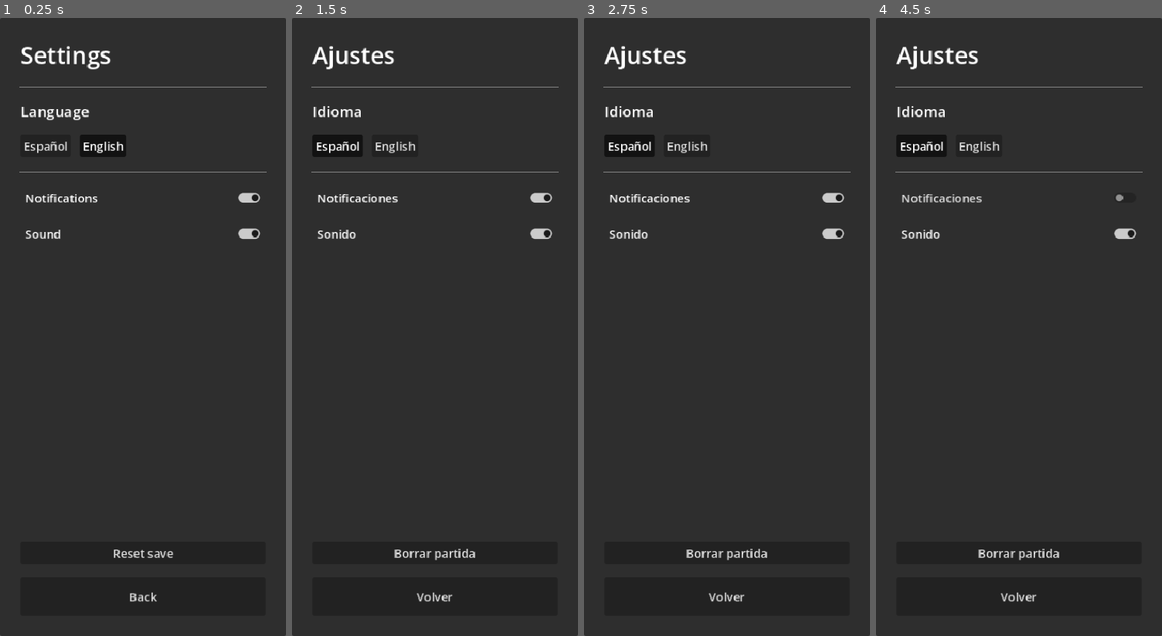
Above: before the commit, frames 1-4 (left to right).
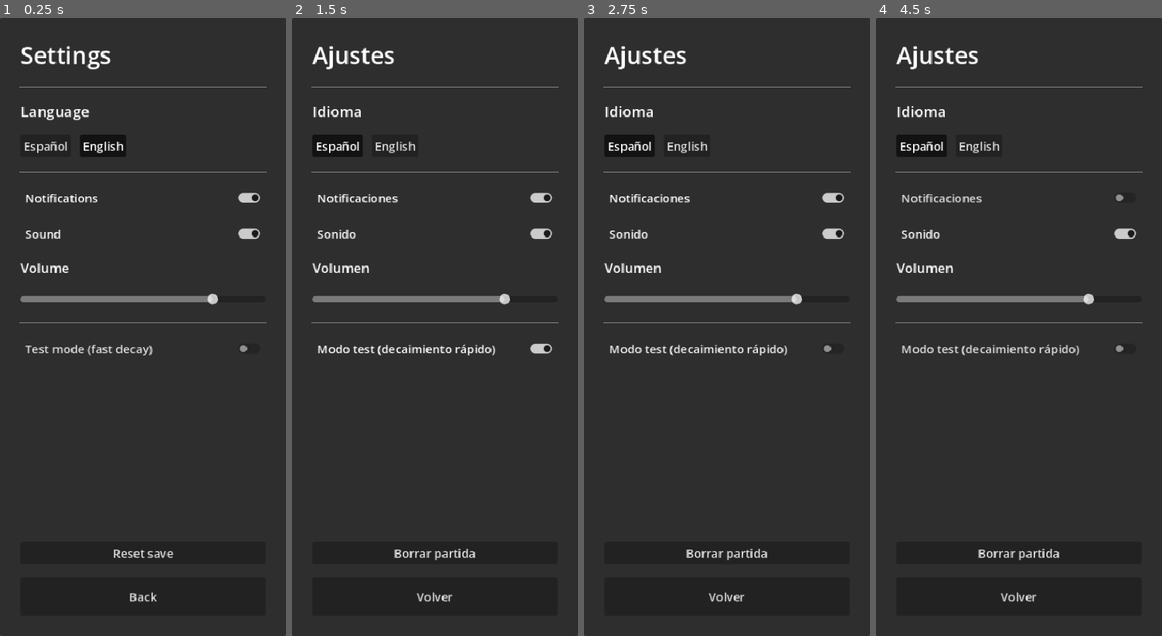
Above: after the commit, the same moments.

Repository: cvalera18/pets
Game: Godot game, scene res://scenes/ui/Settings.tscn
The game is run twice, just before and just after one commit, with the same random seed, the same clock (stepped at 60 frames per second) and the same inputs. This scene is started directly instead of the project's main scene.
Inputs (mouse positions are in pixels of both pictures, inside the frame that each line leads up to):
- Up to frame 1 (0.25 s): no input
- Up to frame 2 (1.5 s): click (435, 345) at 0.5 s, where only the run after the commit has a clickable "Test mode (fast decay)"; click "Español" at 1.25 s
- Up to frame 3 (2.75 s): click (727, 345) at 2 s, where only the run after the commit has a clickable "Modo test (decaimiento rápido)"
- Up to frame 4 (4.5 s): click "English" at 2.75 s; click "Notifications" at 3.5 s; click "Español" at 4.25 s

The runs differ from the first frame. In frame 1, 1.3% of the frame differs, in the area x 6-94%, y 39-55%; in frame 2, 1.6%; in frame 3, 1.5%; in frame 4, 1.5%.

Commit message:
feat: phase 2 — decay mode (normal/test) + SFX volume in Settings
- Decay speed is now runtime-selectable: GameConfig.DECAY_MULTIPLIER_NORMAL (0.2,
  ~2-4h per stat, the "logical" pace) vs _TEST (1.0, the old fast pace). Toggled
  via a "Test mode" switch in Settings (GameState.decay_test_mode), read by
  PetStats. Defaults to normal.
- SFX volume slider in Settings (GameState.sfx_volume; applied per-play by
  AudioManager, previews the level on release). Both new settings persist.
- Tests updated for the runtime multiplier; 20/20 still passing.

Verified via the Godot MCP: tests green, settings UI + handlers run clean.

Co-Authored-By: Claude Opus 4.8 <noreply@anthropic.com>

Diff:
--- a/autoloads/AudioManager.gd
+++ b/autoloads/AudioManager.gd
@@ -65,7 +65,13 @@
 	var p := _players[_next]
 	_next = (_next + 1) % POOL_SIZE
 	p.stream = stream
+	p.volume_db = linear_to_db(clampf(GameState.sfx_volume, 0.0, 1.0))
 	p.play()
+
+
+## Plays a short sample so the Settings volume slider gives immediate feedback.
+func play_preview() -> void:
+	_play("love")
 
 
 # ─── Synthesis ────────────────────────────────────────────────────────────────
--- a/autoloads/GameConfig.gd
+++ b/autoloads/GameConfig.gd
@@ -19,18 +19,19 @@
 const LOW_THRESHOLD: float = 40.0
 
 # ─── Decay Rates (units per real-time second) ─────────────────────────────────
-## At default rates, a full stat takes roughly:
-##   hunger → ~27 min   happiness → ~41 min   energy → ~33 min   affection → ~55 min
-##
-## Multiply by DECAY_MULTIPLIER for testing (e.g. set it to 10.0).
+## At rate × NORMAL multiplier (0.2), a full stat empties in roughly:
+##   hunger → ~2.3 h   happiness → ~3.5 h   energy → ~2.8 h   affection → ~4.6 h
+## Test mode (×1.0) is ~5× faster, for development / observing decay quickly.
 
 const HUNGER_DECAY_RATE:    float = 0.06
 const HAPPINESS_DECAY_RATE: float = 0.04
 const ENERGY_DECAY_RATE:    float = 0.05
 const AFFECTION_DECAY_RATE: float = 0.03
 
-## Global multiplier applied to all decay rates.
-const DECAY_MULTIPLIER: float = 1.0
+## Decay-speed presets, selected at runtime via GameState.decay_test_mode
+## (toggled in Settings). Normal = logical pace; Test = the current fast pace.
+const DECAY_MULTIPLIER_NORMAL: float = 0.2
+const DECAY_MULTIPLIER_TEST:   float = 1.0
 
 # ─── Interaction Gains ────────────────────────────────────────────────────────
 
--- a/autoloads/GameState.gd
+++ b/autoloads/GameState.gd
@@ -18,3 +18,10 @@
 
 ## Live sound-effects toggle, set in Settings and respected by AudioManager.
 var sfx_enabled: bool = true
+
+## SFX volume [0..1], set in Settings, applied by AudioManager per play.
+var sfx_volume: float = 0.8
+
+## When true, stats decay at the fast "test" rate; otherwise the normal pace.
+## Read by PetStats; toggled in Settings.
+var decay_test_mode: bool = false
--- a/resources/PetStats.gd
+++ b/resources/PetStats.gd
@@ -71,7 +71,7 @@
 ## Applies real-time decay. Called by Pet.gd in _process(delta).
 ## Rates and multiplier come from GameConfig — change feel there, not here.
 func apply_decay(delta: float) -> void:
-	var m := GameConfig.DECAY_MULTIPLIER
+	var m := _decay_multiplier()
 	# Use self. to guarantee the setter is called and EventBus signals fire.
 	# Without self., GDScript may access the backing variable directly.
 	self.hunger    = _hunger    - GameConfig.HUNGER_DECAY_RATE    * m * delta
@@ -83,7 +83,7 @@
 ## Applies decay for time elapsed while the app was closed.
 ## Called once on load, before the pet is shown to the player.
 func apply_offline_decay(elapsed_seconds: float) -> void:
-	var m := GameConfig.DECAY_MULTIPLIER
+	var m := _decay_multiplier()
 	self.hunger    = _hunger    - GameConfig.HUNGER_DECAY_RATE    * m * elapsed_seconds
 	self.happiness = _happiness - GameConfig.HAPPINESS_DECAY_RATE * m * elapsed_seconds
 	self.energy    = _energy    - GameConfig.ENERGY_DECAY_RATE    * m * elapsed_seconds
@@ -107,6 +107,11 @@
 	self.happiness = data.get("happiness", GameConfig.STAT_MAX)
 	self.energy    = data.get("energy",    GameConfig.STAT_MAX)
 	self.affection = data.get("affection", GameConfig.STAT_MAX)
+
+
+## Current decay multiplier — fast in test mode, logical pace otherwise.
+func _decay_multiplier() -> float:
+	return GameConfig.DECAY_MULTIPLIER_TEST if GameState.decay_test_mode else GameConfig.DECAY_MULTIPLIER_NORMAL
 
 
 ## Returns true when all stats are above LOW_THRESHOLD (pet is "healthy").
--- a/scenes/room/Room.gd
+++ b/scenes/room/Room.gd
@@ -90,6 +90,8 @@
 		"locale":                TranslationServer.get_locale().split("_")[0],
 		"notifications_enabled": GameState.notifications_enabled,
 		"sfx_enabled":           GameState.sfx_enabled,
+		"sfx_volume":            GameState.sfx_volume,
+		"decay_test_mode":       GameState.decay_test_mode,
 	}
 	var cosmetics := {
 		"equipped_skin": "skin_default",  # TODO v2: read from CosmeticManager.
@@ -106,6 +108,8 @@
 		TranslationServer.set_locale(locale)
 	GameState.notifications_enabled = bool(settings.get("notifications_enabled", true))
 	GameState.sfx_enabled = bool(settings.get("sfx_enabled", true))
+	GameState.sfx_volume = float(settings.get("sfx_volume", 0.8))
+	GameState.decay_test_mode = bool(settings.get("decay_test_mode", false))
 
 
 func _on_save_requested() -> void:
--- a/scenes/ui/Settings.gd
+++ b/scenes/ui/Settings.gd
@@ -53,6 +53,25 @@
 	sfx_check.toggled.connect(_on_sfx_toggled)
 	box.add_child(sfx_check)
 	_register_text(sfx_check, "SETTINGS_SOUND")
+
+	_add_label(box, "SETTINGS_VOLUME", 18)
+	var volume := HSlider.new()
+	volume.min_value = 0.0
+	volume.max_value = 1.0
+	volume.step = 0.05
+	volume.value = GameState.sfx_volume
+	volume.custom_minimum_size = Vector2(0.0, 24.0)
+	volume.value_changed.connect(_on_volume_changed)
+	volume.drag_ended.connect(_on_volume_drag_ended)
+	box.add_child(volume)
+
+	box.add_child(HSeparator.new())
+
+	var test_check := CheckButton.new()
+	test_check.button_pressed = GameState.decay_test_mode
+	test_check.toggled.connect(_on_test_mode_toggled)
+	box.add_child(test_check)
+	_register_text(test_check, "SETTINGS_TEST_MODE")
 
 	var spacer := Control.new()
 	spacer.size_flags_vertical = Control.SIZE_EXPAND_FILL
@@ -125,6 +144,20 @@
 	_persist()
 
 
+func _on_volume_changed(value: float) -> void:
+	GameState.sfx_volume = value  # live; persisted on drag end to avoid save spam
+
+
+func _on_volume_drag_ended(_value_changed: bool) -> void:
+	AudioManager.play_preview()  # let the player hear the new level
+	_persist()
+
+
+func _on_test_mode_toggled(enabled: bool) -> void:
+	GameState.decay_test_mode = enabled
+	_persist()
+
+
 func _on_reset_pressed() -> void:
 	var dialog := ConfirmationDialog.new()
 	dialog.dialog_text = tr("UI_CONFIRM_DELETE")
--- a/tests/TestRunner.gd
+++ b/tests/TestRunner.gd
@@ -50,10 +50,12 @@
 	clamp_stat.hunger = -50.0
 	_check("clamp lower to STAT_MIN", _approx(clamp_stat.hunger, GameConfig.STAT_MIN))
 
+	GameState.decay_test_mode = true  # deterministic multiplier for the assertion
 	var decayer: PetStats = PetStatsScript.new()
 	decayer.apply_decay(1.0)
-	var expected := GameConfig.STAT_MAX - GameConfig.HUNGER_DECAY_RATE * GameConfig.DECAY_MULTIPLIER
+	var expected := GameConfig.STAT_MAX - GameConfig.HUNGER_DECAY_RATE * GameConfig.DECAY_MULTIPLIER_TEST
 	_check("apply_decay reduces hunger by its rate", _approx(decayer.hunger, expected))
+	GameState.decay_test_mode = false
 
 	var offliner: PetStats = PetStatsScript.new()
 	offliner.apply_offline_decay(100000.0)
Not shown, changed: i18n/en.po
Not shown, changed: i18n/es.po
